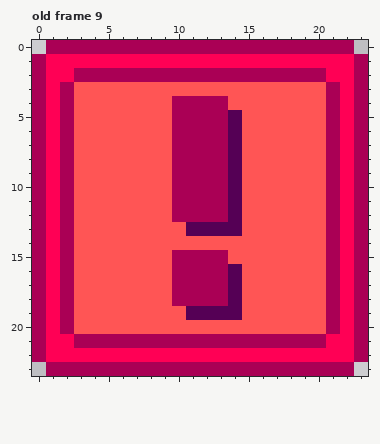
Two versions of one pixel-art file, Assets/tile24.aseprite. Above is the file before it was changed.
24x24 pixels, 11 frames. Shown: old frame 9. The commit also changed other frames, which this record leaves out.
After the commit:
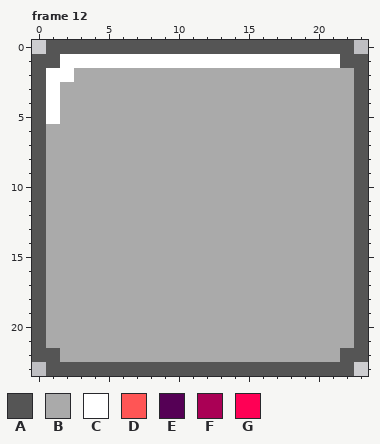
Palette (. is transparent): A #555555  B #aaaaaa  C #ffffff  D #ff5555  E #550055  F #aa0055  G #ff0055
A new or re-ordered frame is compared with the old frame closest to it.
Difference:
frames 11 -> 13
Changed rows in their new state; - is an unchanged pixel.
Frame 12 is new; against old frame 9:
first column x 0:
 0 -AAAAAAAAAAAAAAAAAAAAAA-
 1 AACCCCCCCCCCCCCCCCCCCCAA
 2 ACCBBBBBBBBBBBBBBBBBBBBA
 3 ACBBBBBBBBBBBBBBBBBBBBBA
 4 ACBBBBBBBBBBBBBBBBBBBBBA
 5 ACBBBBBBBBBBBBBBBBBBBBBA
 6 ABBBBBBBBBBBBBBBBBBBBBBA
 7 ABBBBBBBBBBBBBBBBBBBBBBA
 8 ABBBBBBBBBBBBBBBBBBBBBBA
 9 ABBBBBBBBBBBBBBBBBBBBBBA
10 ABBBBBBBBBBBBBBBBBBBBBBA
11 ABBBBBBBBBBBBBBBBBBBBBBA
12 ABBBBBBBBBBBBBBBBBBBBBBA
13 ABBBBBBBBBBBBBBBBBBBBBBA
14 ABBBBBBBBBBBBBBBBBBBBBBA
15 ABBBBBBBBBBBBBBBBBBBBBBA
16 ABBBBBBBBBBBBBBBBBBBBBBA
17 ABBBBBBBBBBBBBBBBBBBBBBA
18 ABBBBBBBBBBBBBBBBBBBBBBA
19 ABBBBBBBBBBBBBBBBBBBBBBA
20 ABBBBBBBBBBBBBBBBBBBBBBA
21 ABBBBBBBBBBBBBBBBBBBBBBA
22 AABBBBBBBBBBBBBBBBBBBBAA
23 -AAAAAAAAAAAAAAAAAAAAAA-
